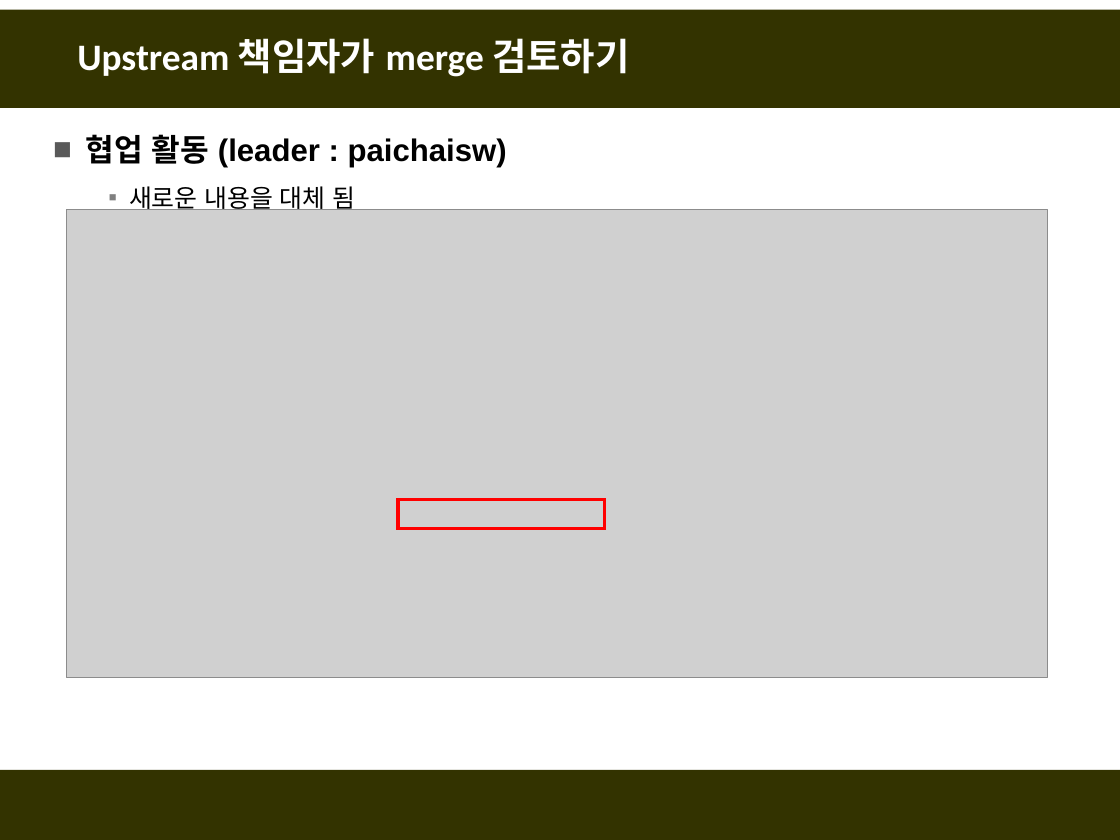
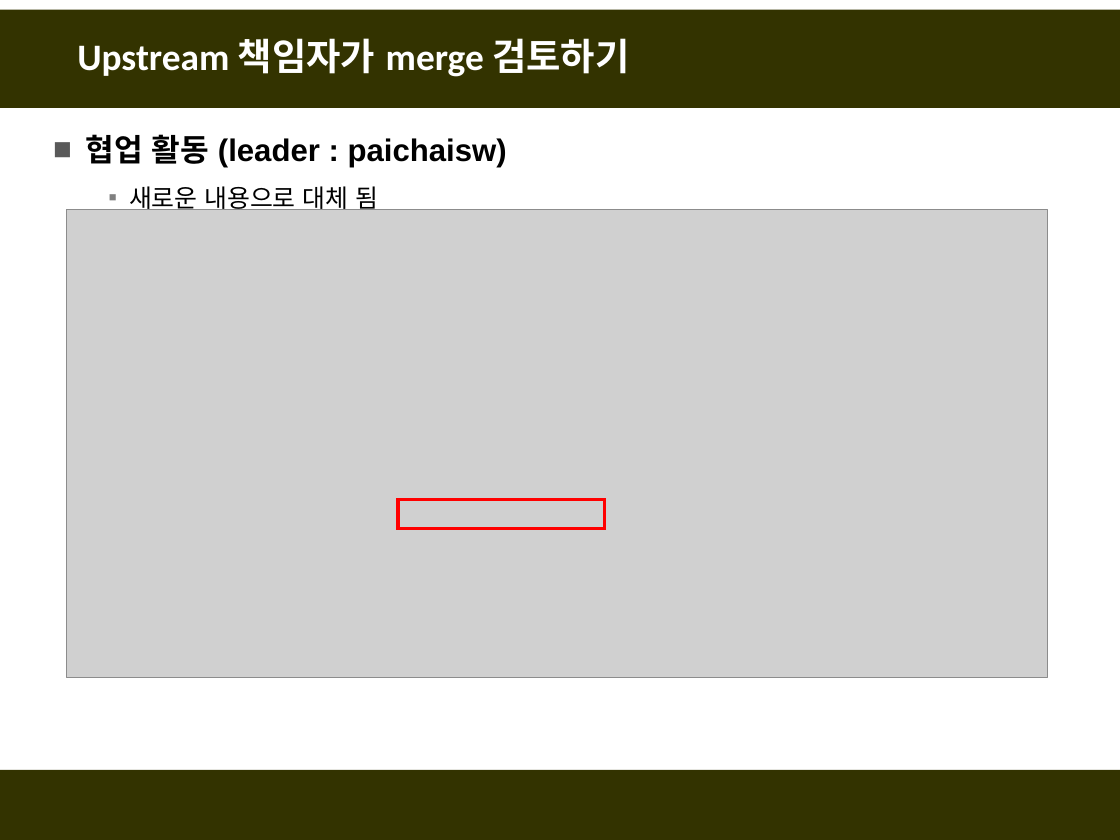
Before and after one commit to fasthill/github-lecture, a slide deck: slide 66 of git및github첫걸음4-협업하기.pptx. Drawn at 1120x840 pixels with LibreOffice and Linux fonts; fonts in the diff are those of the drawing; grey boxes stand for pictures. Boxes give left, top, right and bottom in pixels: in the first picture for what was removed or moved away, otherwise in the second. Text is boxed around its words. In the diff, an @@ line names an element or a change of style, - is before the commit and + after.

```diff
--- a/git및github첫걸음4-협업하기.pptx
+++ b/git및github첫걸음4-협업하기.pptx
@@ text at (129, 186, 378, 213): text changed @@
-  ▪ 새로운 내용을 대체 됨
+  ▪ 새로운 내용으로 대체 됨
```
